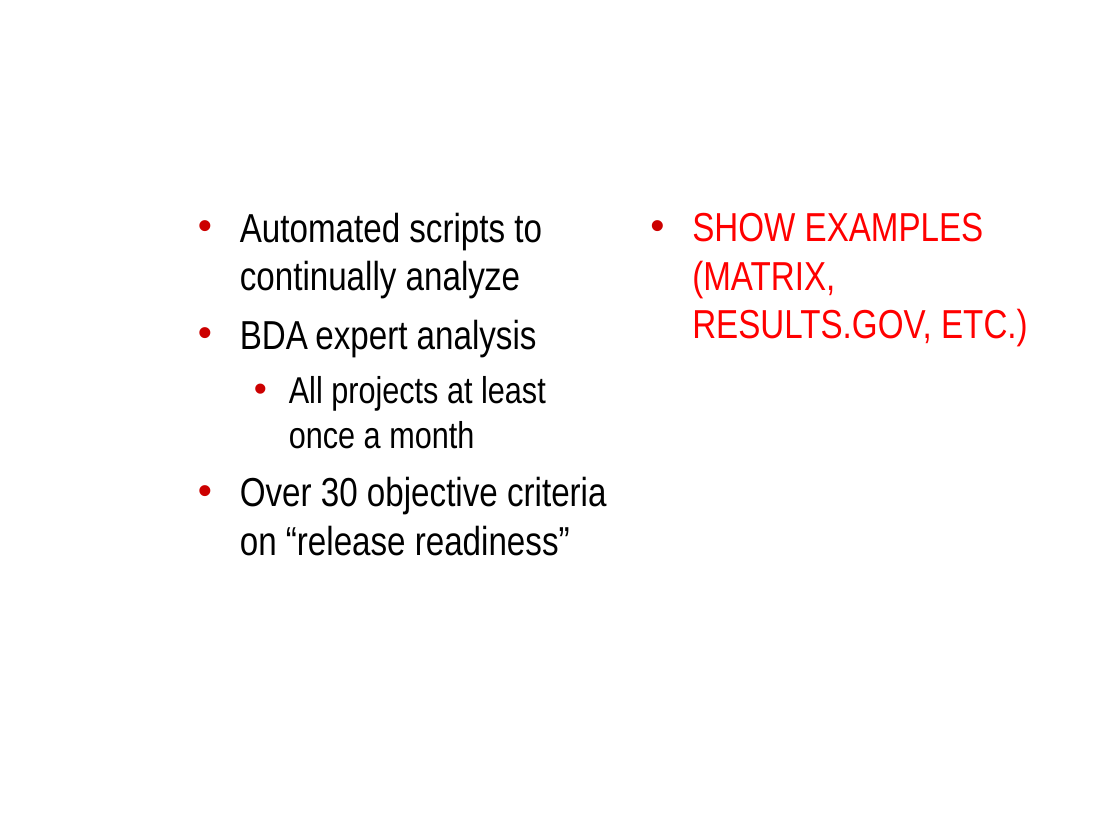
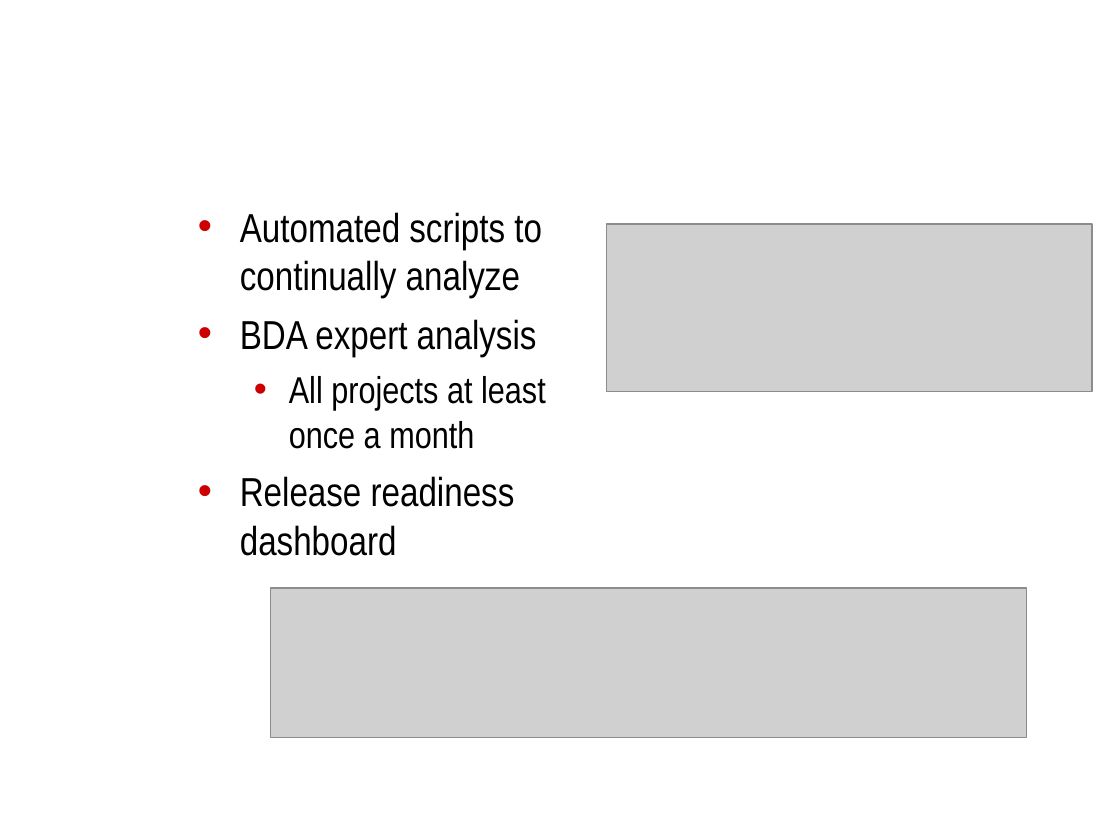
Before and after one commit to NCIP/automation, a slide deck: slide 8 of docs/roadmap/bda-roadmap.ppt. Drawn at 1120x840 pixels with LibreOffice and Linux fonts; fonts in the diff are those of the drawing; grey boxes stand for pictures; background and template pictures are left out. Boxes give left, top, right and bottom in pixels: in the first picture for what was removed or moved away, otherwise in the second. Text is boxed around its words. In the diff, an @@ line names an element or a change of style, - is before the commit and + after.

```diff
--- a/docs/roadmap/bda-roadmap.ppt
+++ b/docs/roadmap/bda-roadmap.ppt
@@ picture added at <box>607,224,1092,392</box> @@
@@ text removed at <box>692,212,1027,347</box> @@
-• SHOW EXAMPLES (MATRIX, RESULTS.GOV, ETC.)
@@ text at <box>240,476,515,556</box>: text changed @@
-• Over 30 objective criteria on “release readiness”
+• Release readiness dashboard
@@ picture added at <box>271,588,1027,737</box> @@
```
Also in this commit, not shown: 1 other slide changed.
